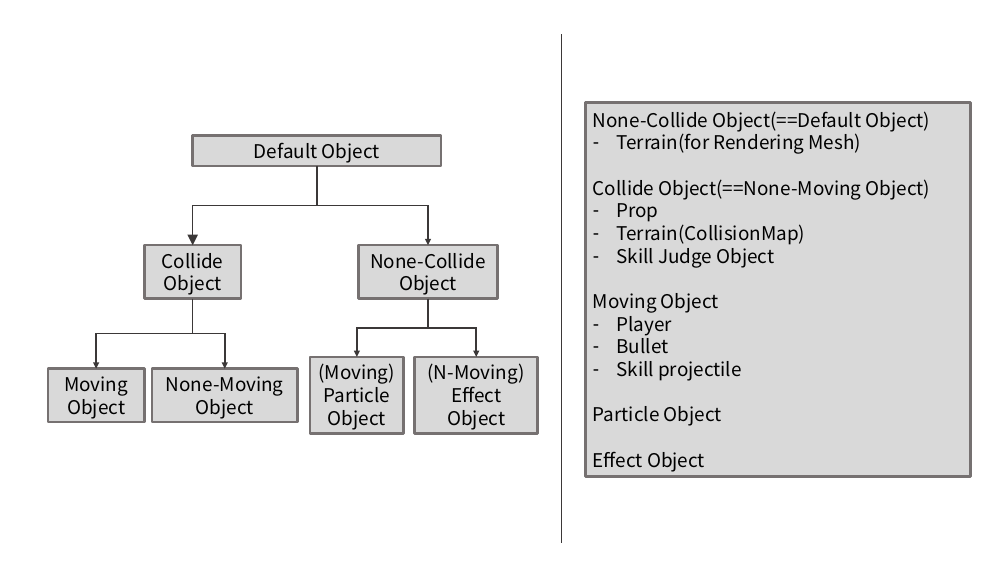
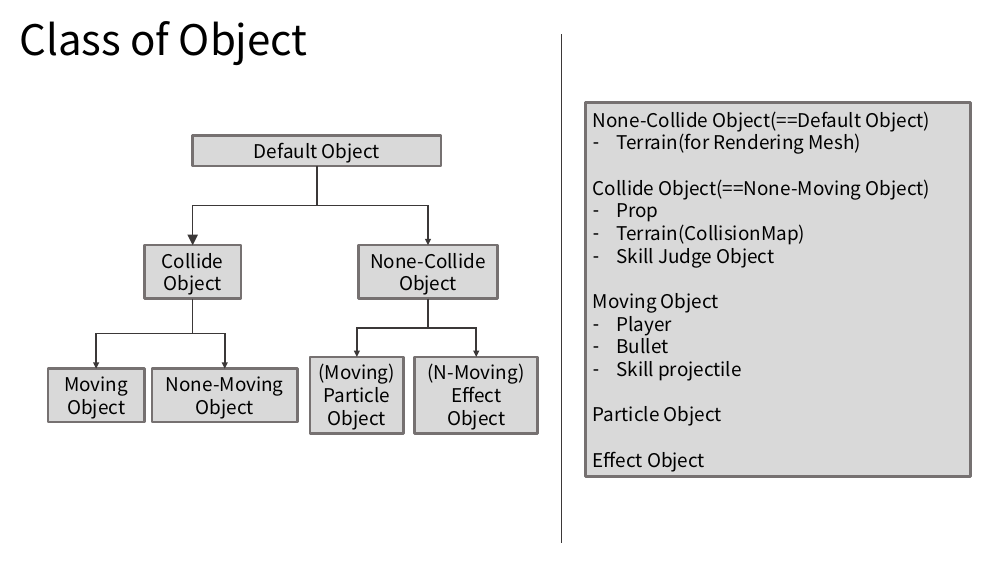
Before and after one commit to mado0421/morphosis, a slide deck: slide 1 of Morphosis/문서작업/생각정리용 기획문서.pptx. Drawn at 1008x567 pixels with LibreOffice and Linux fonts; fonts in the diff are those of the drawing. Boxes give left, top, right and bottom in pixels: in the first picture for what was removed or moved away, otherwise in the second. Text is boxed around its words. In the diff, an @@ line names an element or a change of style, - is before the commit and + after.

```diff
--- a/Morphosis/문서작업/생각정리용 기획문서.pptx
+++ b/Morphosis/문서작업/생각정리용 기획문서.pptx
@@ text added at (20, 21, 308, 65), 40 pt, text #000000 @@
+Class of Object
```
Also in this commit, not shown: 2 slides added, 15 other files.
